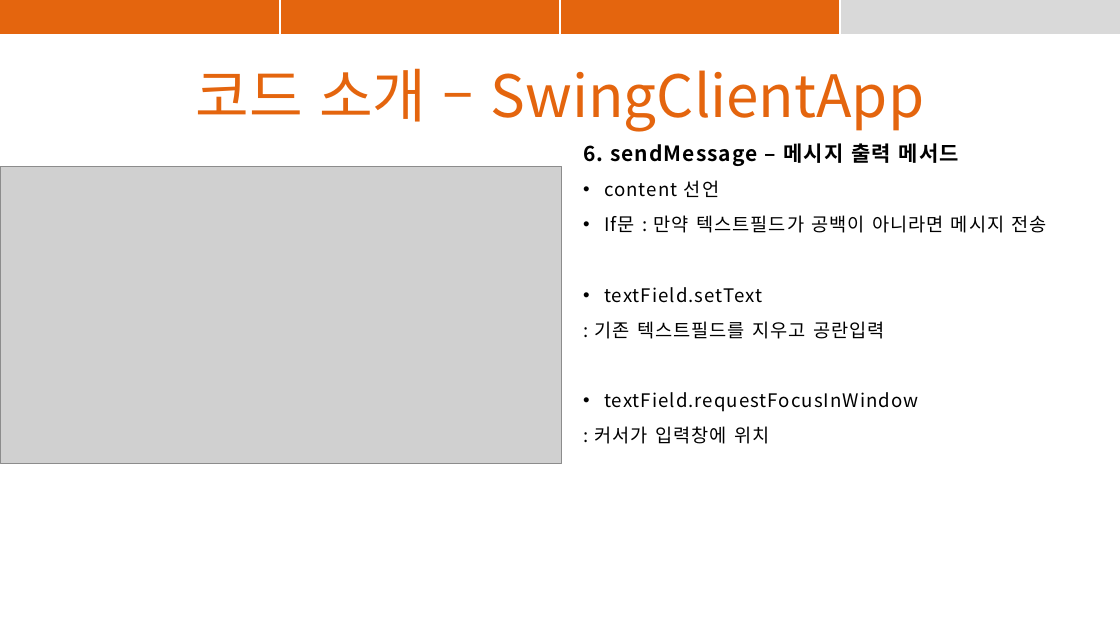
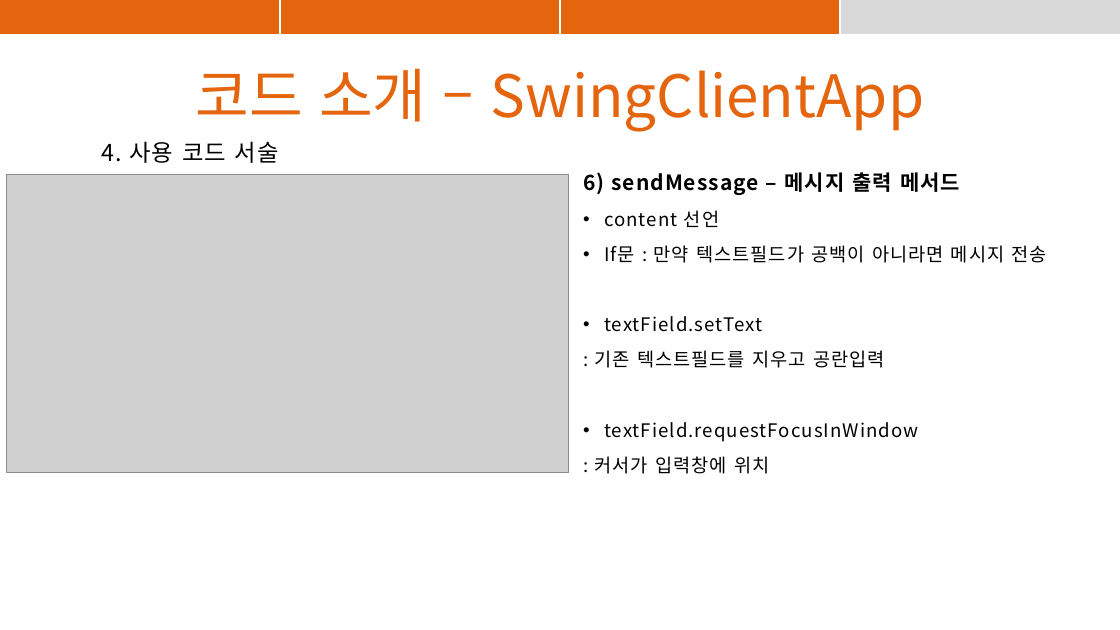
Before and after one commit to suyons/StrangeChat, a slide deck: slide 42 of StrangeChat_PPT_수진.pptx. Drawn at 1120x630 pixels with LibreOffice and Linux fonts; fonts in the diff are those of the drawing; grey boxes stand for pictures. Boxes give left, top, right and bottom in pixels: in the first picture for what was removed or moved away, otherwise in the second. Text is boxed around its words. In the diff, an @@ line names an element or a change of style, - is before the commit and + after.

```diff
--- a/StrangeChat_PPT_수진.pptx
+++ b/StrangeChat_PPT_수진.pptx
@@ text added at [101,141,279,163], 20 pt, text #000000 @@
+4. 사용 코드 서술
@@ picture: place and size @@
-picture at [0,166,562,464]
+picture at [6,175,568,472]
@@ text "6) sendMessage – 메시지 출력 ...": place and size @@
-text "6) sendMessage – 메시지 출력 ..." at [583,143,1047,444]
+text "6) sendMessage – 메시지 출력 ..." at [583,172,1047,474]
@@ text at [583,172,960,195]: text changed @@
-6. sendMessage – 메시지 출력 메서드
+6) sendMessage – 메시지 출력 메서드
```
Also in this commit, not shown: 5 other slides changed.
